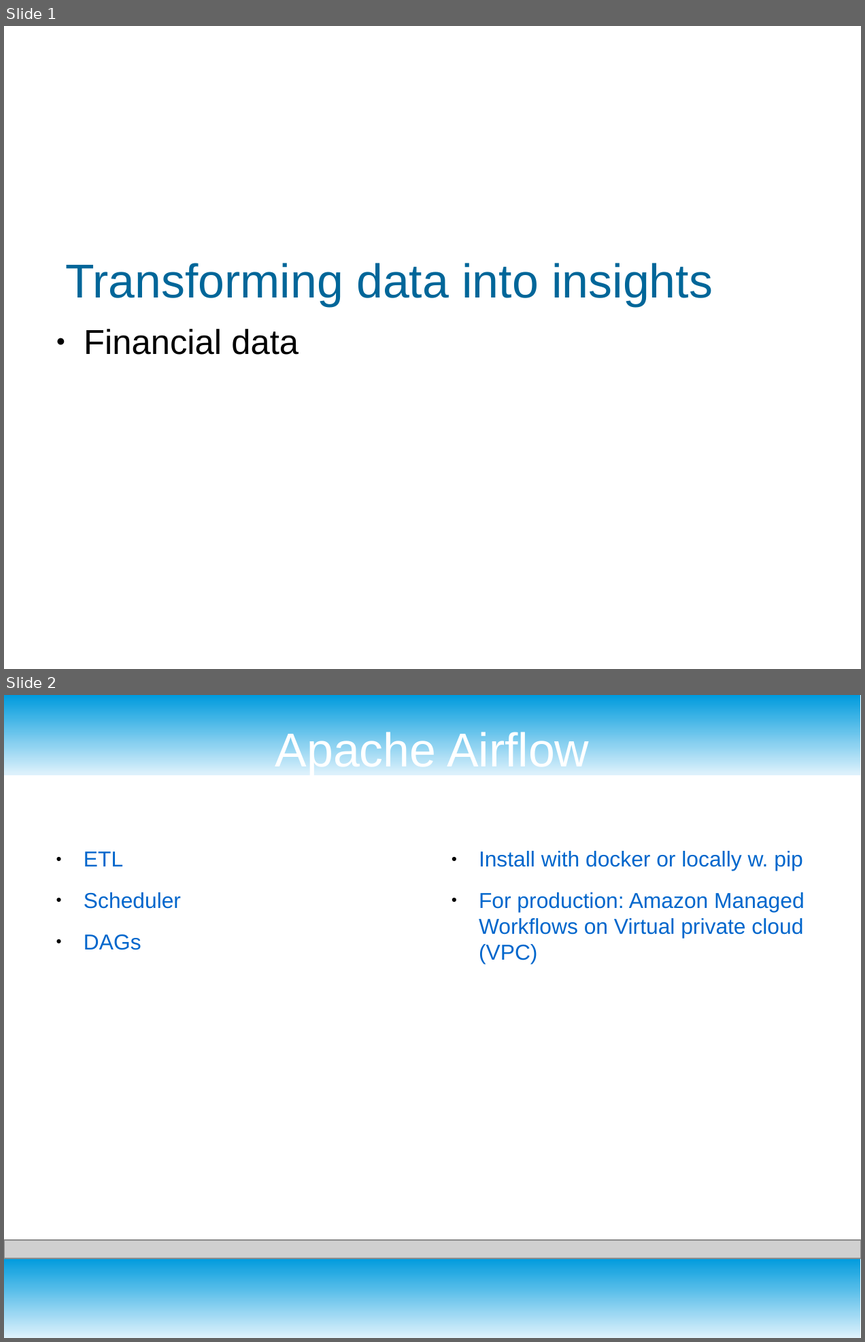
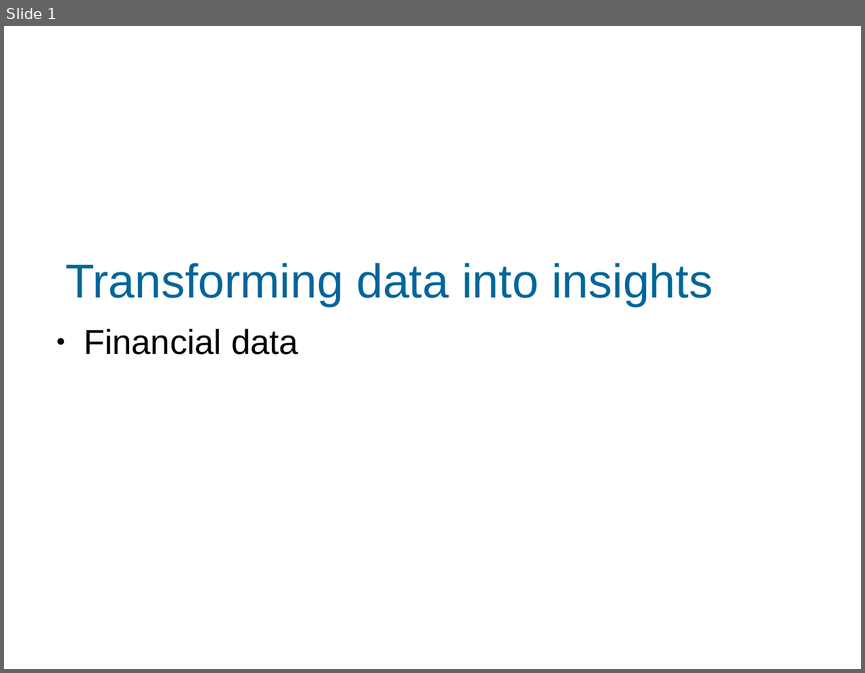
Before and after one commit to MartinBA741/finance_etl, a slide deck: presentation.odp. Shown one above the other, each under a label of ours: slides 1 and 2 before the commit, slide 1 after it. The pictures are 865x1342 and 865x673 pixels, drawn with LibreOffice and Linux fonts; fonts in the diff are those of the drawing; grey boxes stand for pictures; background and template pictures are left out. Boxes give left, top, right and bottom in pixels: in the first picture for what was removed or moved away, otherwise in the second. Text is boxed around its words. In the diff, an @@ line names an element or a change of style, - is before the commit and + after.

```diff
--- a/presentation.odp
+++ b/presentation.odp
@@ slide 2 removed at (4,695,861,1338), background #FFFFFF @@
@@ rectangle removed at (4,695,861,775) @@
@@ title removed at (275,728,589,775) @@
-Apache Airflow
@@ text removed at (84,851,181,950) @@
-● ETL
-● Scheduler
-● DAGs
@@ text removed at (479,851,804,964) @@
-● Install with docker or locally w. pip
-● For production: Amazon Managed Workflows on Virtual private cloud (VPC)
@@ picture removed at (4,1240,861,1259) @@
@@ rectangle removed at (4,1258,861,1338) @@
```
Also in this commit, not shown: 4 slides changed, 1 slide added, 1 other slide removed.
